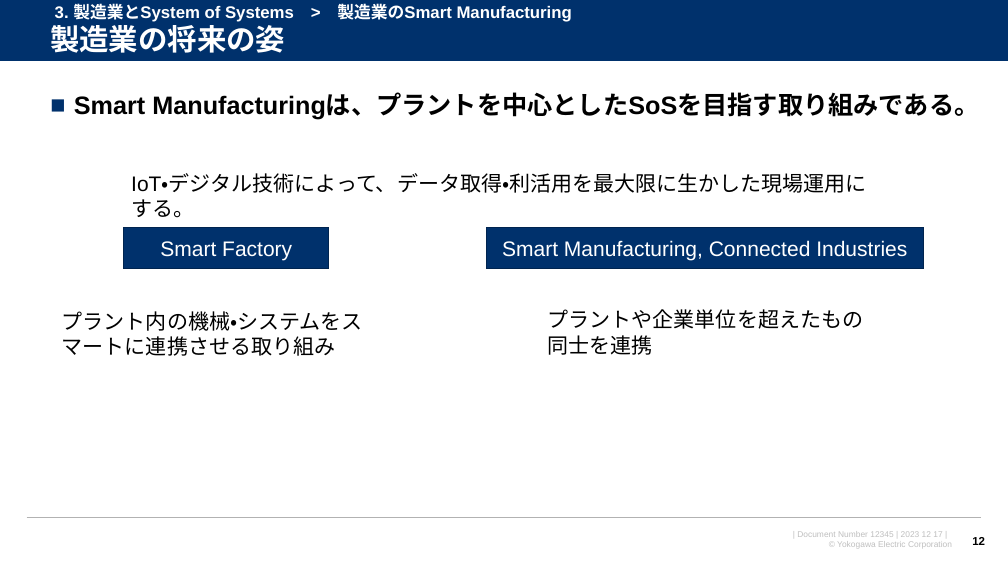
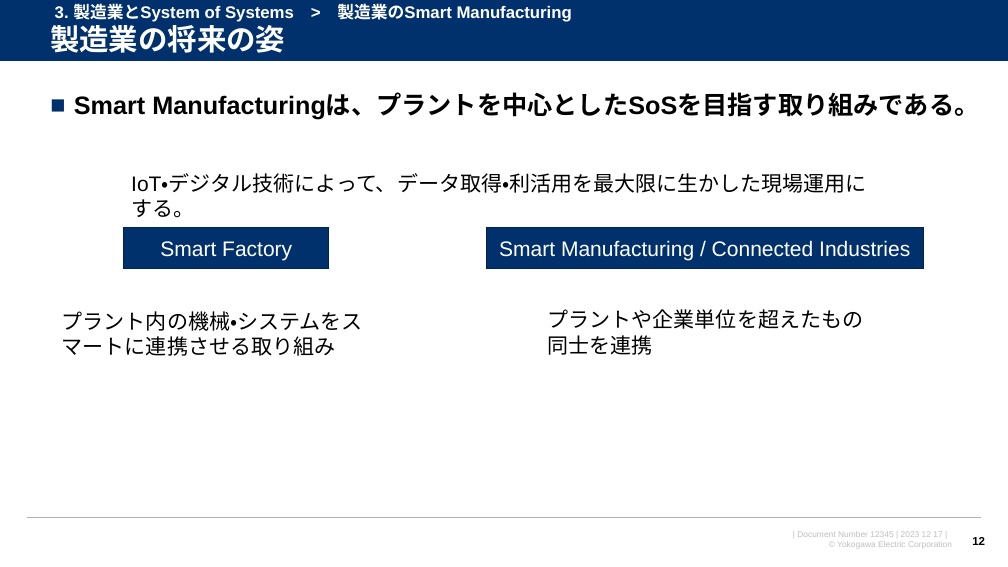
Before and after one commit to watarukumagai-git/opt, a slide deck: slide 12 of SoS/conf2023/231217_横幹連合コンファレンス_熊谷.pptx. Drawn at 1008x567 pixels with LibreOffice and Linux fonts; fonts in the diff are those of the drawing; background and template pictures are left out. Boxes give left, top, right and bottom in pixels: in the first picture for what was removed or moved away, otherwise in the second. Text is boxed around its words. In the diff, an @@ line names an element or a change of style, - is before the commit and + after.

```diff
--- a/SoS/conf2023/231217_横幹連合コンファレンス_熊谷.pptx
+++ b/SoS/conf2023/231217_横幹連合コンファレンス_熊谷.pptx
@@ text in rectangle at (x1=499, y1=240, x2=910, y2=260): text changed @@
-Smart Manufacturing, Connected Industries
+Smart Manufacturing / Connected Industries
```
Also in this commit, not shown: 2 other slides changed.
